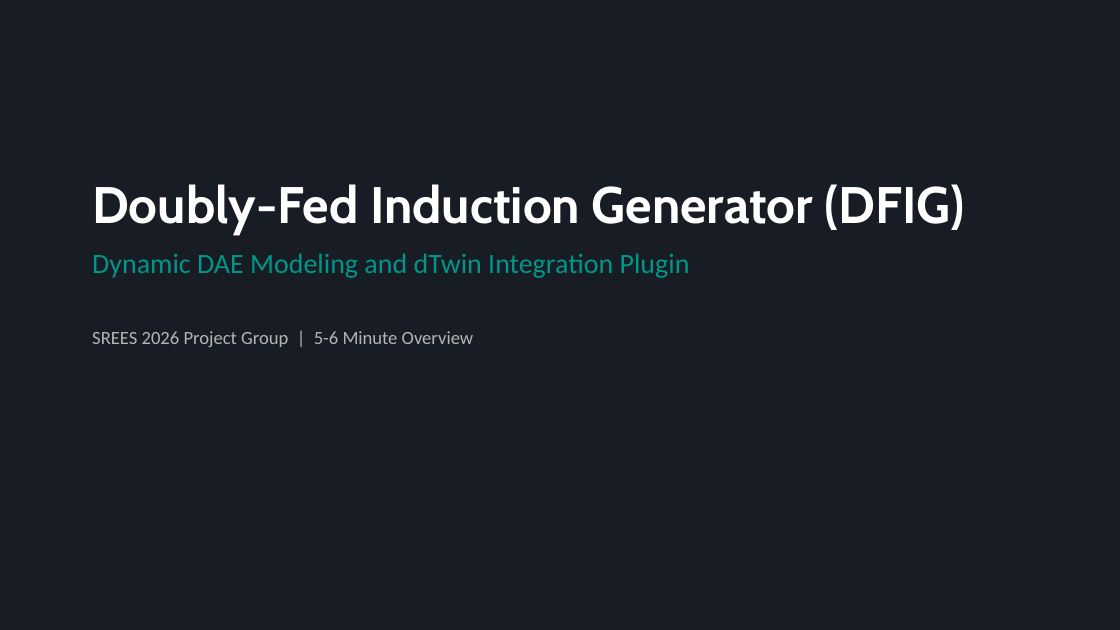
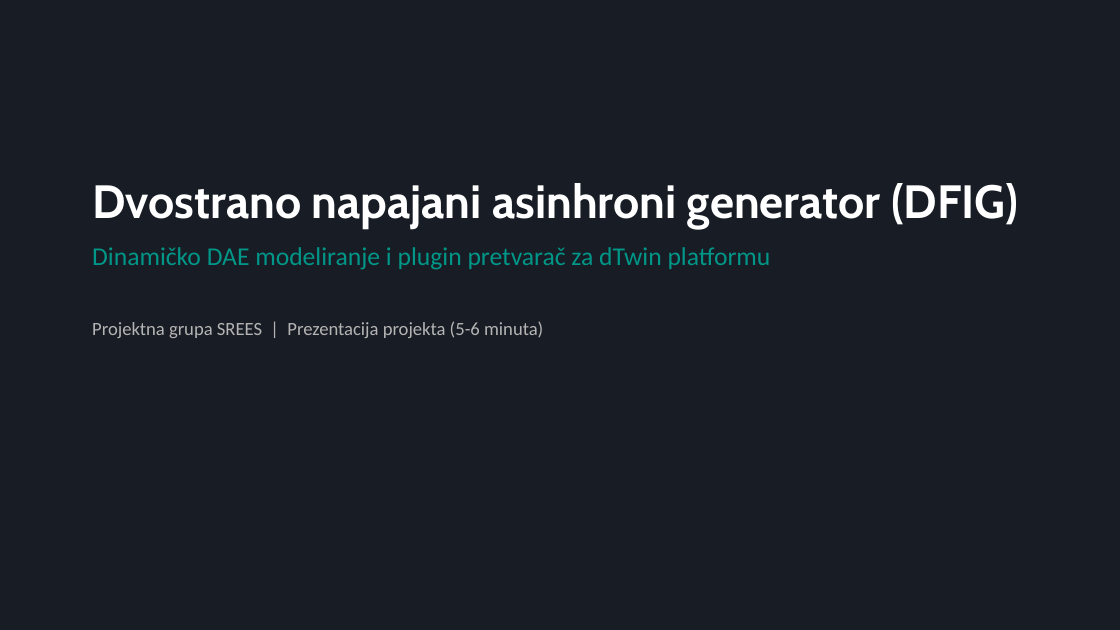
Before and after one commit to abudabiduba/SREES_2026_Gilic_VDFIG, a slide deck: slide 1 of presentation/DFIG_Presentation.pptx. Drawn at 1120x630 pixels with LibreOffice and Linux fonts; fonts in the diff are those of the drawing. Boxes give left, top, right and bottom in pixels: in the first picture for what was removed or moved away, otherwise in the second. Text is boxed around its words. In the diff, an @@ line names an element or a change of style, - is before the commit and + after.

Commit message:
Update DFIG_Presentation.pptx with Bosnian slide translations

```diff
--- a/presentation/DFIG_Presentation.pptx
+++ b/presentation/DFIG_Presentation.pptx
@@ text at <box>92,183,1018,338</box>: text changed; size 24 to 22 pt @@
-Doubly-Fed Induction Generator (DFIG)
-Dynamic DAE Modeling and dTwin Integration Plugin
-SREES 2026 Project Group | 5-6 Minute Overview
+Dvostrano napajani asinhroni generator (DFIG)
+Dinamičko DAE modeliranje i plugin pretvarač za dTwin platformu
+Projektna grupa SREES | Prezentacija projekta (5-6 minuta)
```
Also in this commit, not shown: 3 other slides changed, 3 slides added, 3 slides removed.
